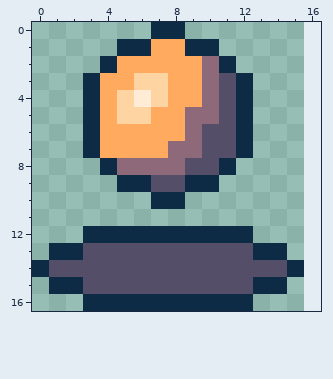
Two versions of one pixel-art file, Assets/Sprites/turret.aseprite. Above is the file before it was changed.
16x17 pixels, 1 frame. The old version is drawn lined up with the new one, on the new canvas.
New version:
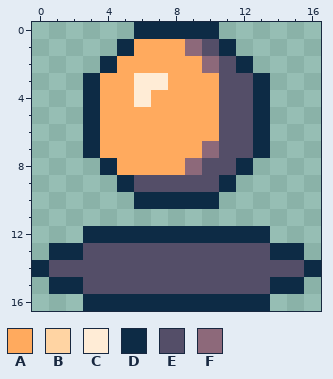
Palette (. is transparent): A #ffaa5e  B #ffd4a3  C #ffecd6  D #0d2b45  E #544e68  F #8d697a
Log entry: turret spawn and idle animations
Edits made:
canvas 16x17 -> 17x17
Changed rows in their new state; - is an unchanged pixel.
first column x 5:
 0 -D--DD------
 1 -A--FED-----
 2 ------ED----
 3 -CC--A-ED---
 4 A-A--A-ED---
 5 AA--AA-ED---
 6 ----AA-ED---
 7 ---AAF-ED---
 8 AAAAF-ED----
 9 -E--EED-----
10 -D--DD------
12 --------D---
13 --------E-D-
14 ----------ED
15 --------E-D-
16 --------D---
Boxes around the changes in both pictures, in picture pixels (x1, y1, x2, y2):
changed: (117, 22, 321, 311)
